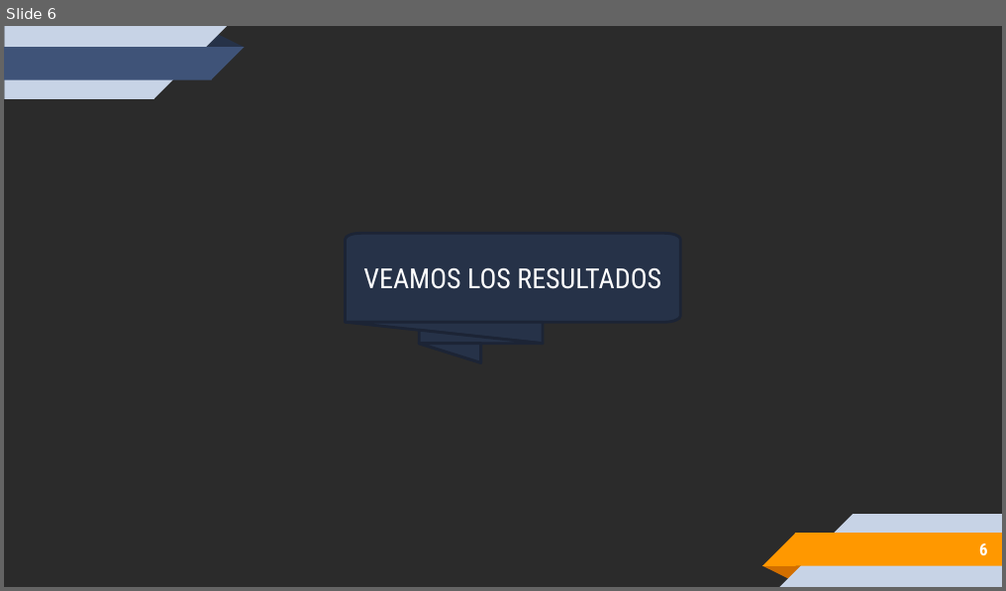
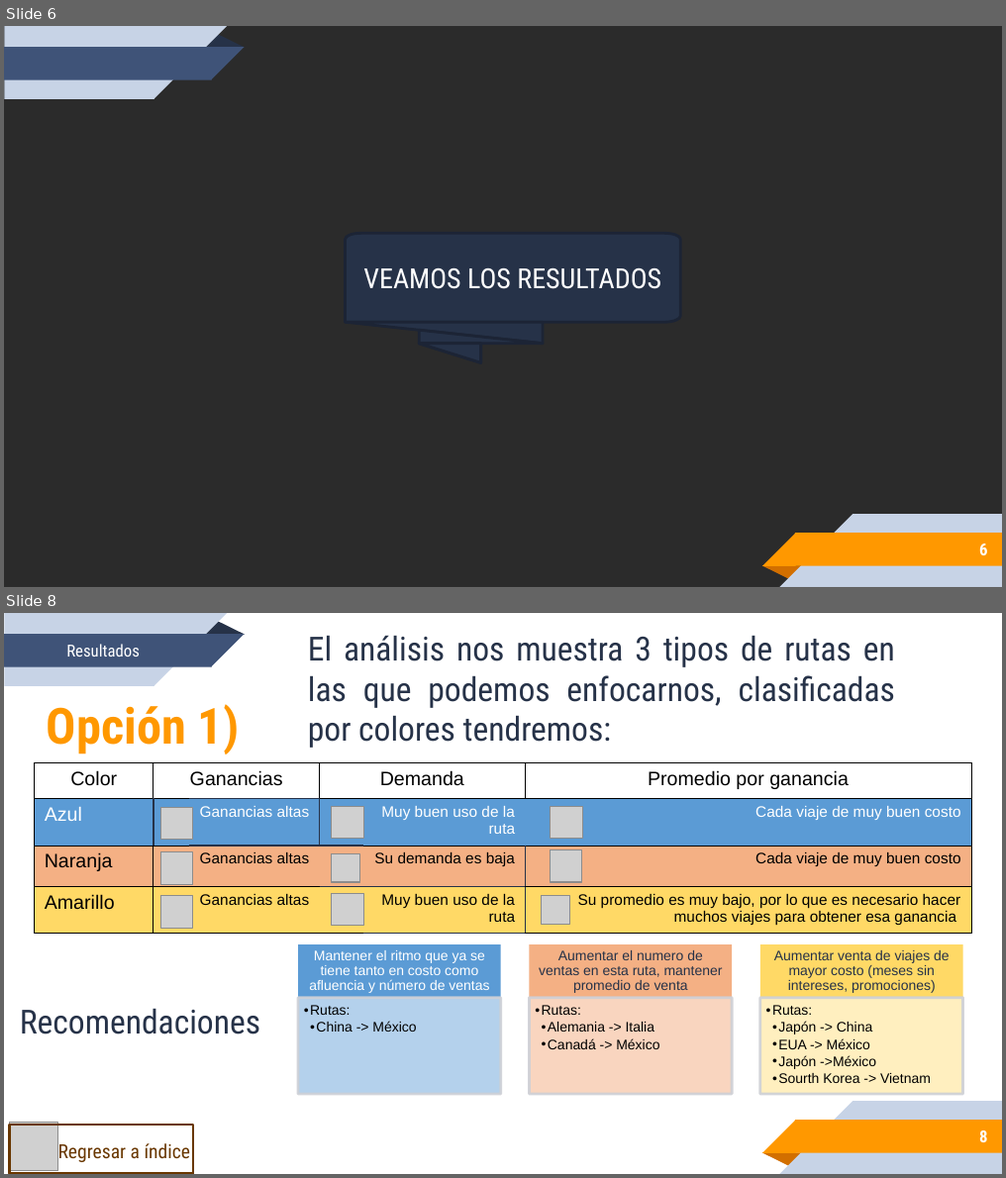
Before and after one commit to DeniseArias/EmTechProyecto2, a slide deck: REPORTE-02-ARIAS-DENISE.pptx. Shown one above the other, each under a label of ours: slide 6 before the commit, slides 6 and 8 after it; the slides between them are not shown. The pictures are 1006x591 and 1006x1178 pixels, drawn with LibreOffice and Linux fonts; fonts in the diff are those of the drawing; grey boxes stand for pictures; background and template pictures are left out; a plain dark background stands for a picture behind light text. Boxes give left, top, right and bottom in pixels: in the first picture for what was removed or moved away, otherwise in the second. Text is boxed around its words. In the diff, an @@ line names an element or a change of style, - is before the commit and + after.

```diff
--- a/REPORTE-02-ARIAS-DENISE.pptx
+++ b/REPORTE-02-ARIAS-DENISE.pptx
@@ slide 8 added at bbox=[4, 613, 1002, 1174], background #FFFFFF; not listed: 10 template elements that a slide beside it also shows @@
@@ text added at bbox=[308, 635, 895, 748], 24 pt, text #263248 @@
+El análisis nos muestra 3 tipos de rutas en las que podemos enfocarnos, clasificadas por colores tendremos:
@@ text added at bbox=[66, 644, 140, 657], 12 pt, text #FFFFFF @@
+Resultados
@@ text added at bbox=[47, 704, 240, 755], 36 pt, text #FF9800, bold @@
+Opción 1)
@@ table added at bbox=[35, 762, 972, 934], 4 rows, 7 columns @@
+Color | Ganancias |  | Demanda |  | Promedio por ganancia | 
+Azul |  | Ganancias altas |  | Muy buen uso de la ruta |  | Cada viaje de muy buen costo
+Naranja |  | Ganancias altas |  | Su demanda es baja |  | Cada viaje de muy buen costo
+Amarillo |  | Ganancias altas |  | Muy buen uso de la ruta |  | Su promedio es muy bajo, por lo que es necesario hacer muchos viajes para obtener esa ganancia
@@ picture added at bbox=[160, 808, 193, 840] @@
@@ picture added at bbox=[332, 807, 363, 839] @@
@@ picture added at bbox=[549, 807, 582, 839] @@
@@ picture added at bbox=[160, 853, 193, 884] @@
@@ picture added at bbox=[332, 854, 360, 882] @@
@@ picture added at bbox=[549, 851, 582, 882] @@
@@ picture added at bbox=[160, 896, 193, 929] @@
@@ picture added at bbox=[332, 893, 363, 926] @@
@@ picture added at bbox=[541, 895, 570, 924] @@
@@ text added at bbox=[20, 1008, 260, 1035], 24 pt, text #263248 @@
+Recomendaciones
@@ group added at bbox=[298, 945, 963, 1095]: 6 rectangles, 6 texts @@
+Mantener el ritmo que ya se tiene tanto en costo como afluencia y número de ventas
+  • Rutas:
+    • China -> México
+Aumentar el numero de ventas en esta ruta, mantener promedio de venta
+  • Rutas:
+    • Alemania -> Italia
+    • Canadá -> México
+Aumentar venta de viajes de mayor costo (meses sin intereses, promociones)
+  • Rutas:
+    • Japón -> China
+    • EUA -> México
+    • Japón ->México
+    • Sourth Korea -> Vietnam
@@ picture added at bbox=[10, 1123, 58, 1171] @@
@@ rectangle added at bbox=[10, 1125, 194, 1173], outline #693800 2 pt @@
@@ text added at bbox=[58, 1144, 191, 1162], 14 pt, text #693800 @@
+Regresar a índice
@@ page number added at bbox=[979, 1131, 987, 1143], 12 pt, text #FFFFFF, bold @@
+8
```
Also in this commit, not shown: 4 slides changed, 2 other slides added, 4 slides removed, 2 other files.
